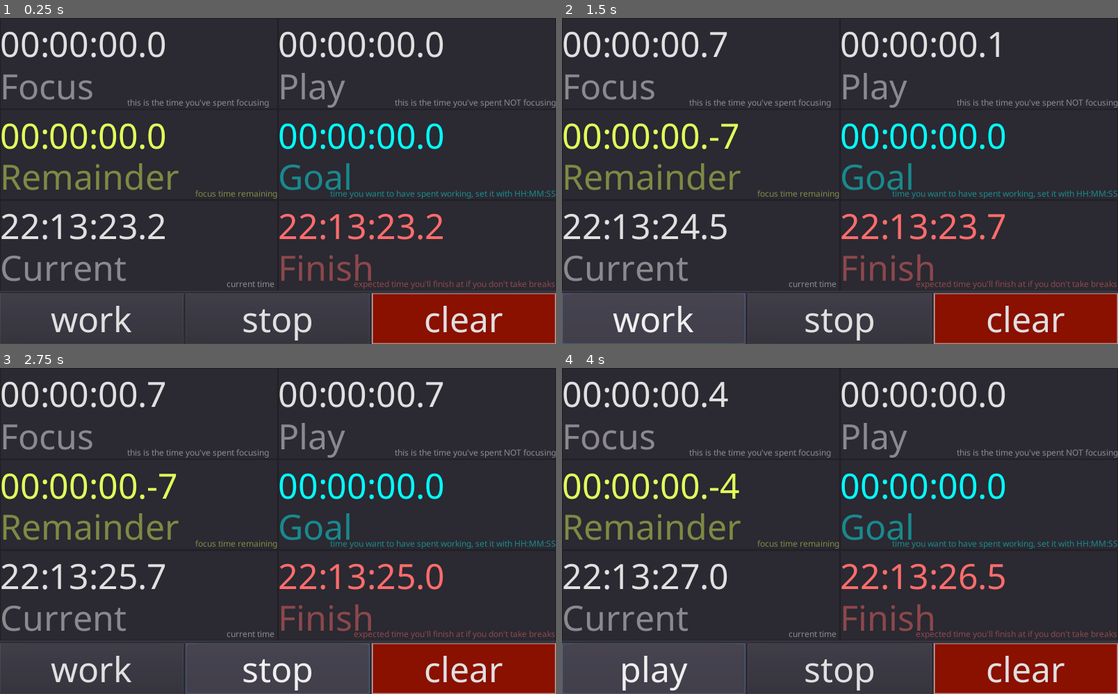
Above: before the commit, frames 1-4 (two rows, left to right).
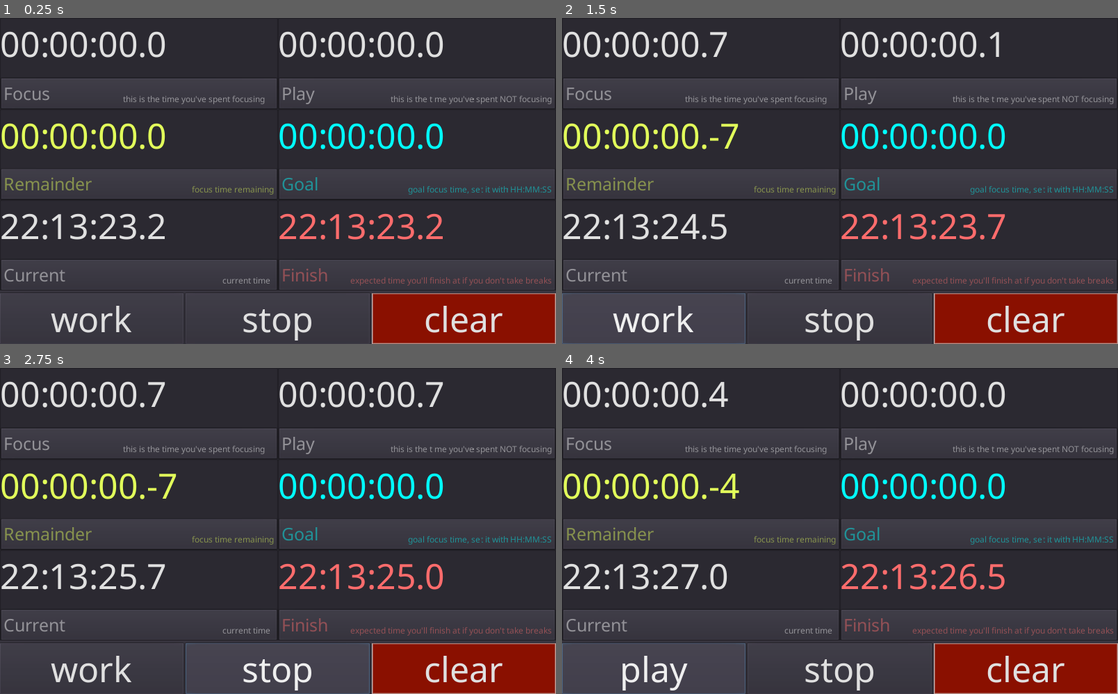
Above: after the commit, the same moments.

Repository: Streq/workplaytimer
Game: Godot game, scene res://main.tscn
Same seed, same stepped clock (60 frames per second), same inputs: the game is played once before the commit and once after it.
Inputs:
- Up to frame 1 (0.25 s): no input
- Up to frame 2 (1.5 s): click "work" at 0.5 s; click "play" at 1.25 s
- Up to frame 3 (2.75 s): click "stop" at 2 s
- Up to frame 4 (4 s): click "clear" at 2.75 s; click "work" at 3.5 s

The runs differ from the first frame. In frame 1, 5.4% of the frame differs, in the area x 0-100%, y 16-84%; in frame 2, 5.4%; in frame 3, 5.4%; in frame 4, 5.4%.

Commit message:
further ui changes

Diff:
--- /dev/null
+++ b/assets/fonts/medium_font.tres
@@ -0,0 +1,7 @@
+[gd_resource type="DynamicFont" load_steps=2 format=2]
+
+[ext_resource path="res://assets/fonts/NotoSans-Regular.ttf" type="DynamicFontData" id=1]
+
+[resource]
+size = 32
+font_data = ExtResource( 1 )
--- a/main.tscn
+++ b/main.tscn
@@ -8,6 +8,7 @@
 [ext_resource path="res://expected_finish.gd" type="Script" id=6]
 [ext_resource path="res://now.gd" type="Script" id=7]
 [ext_resource path="res://assets/fonts/small_font.tres" type="DynamicFont" id=8]
+[ext_resource path="res://assets/fonts/medium_font.tres" type="DynamicFont" id=9]
 
 [sub_resource type="DynamicFont" id=5]
 font_data = ExtResource( 4 )
@@ -89,16 +90,24 @@
 size_flags_vertical = 3
 stopped = true
 
-[node name="Label" type="Label" parent="HBoxContainer/VBoxContainer/GridContainer/work_timer"]
-self_modulate = Color( 1, 1, 1, 0.45098 )
-anchor_top = 1.0
-anchor_right = 1.0
-anchor_bottom = 1.0
-margin_top = -88.0
-grow_horizontal = 0
+[node name="Panel" type="PanelContainer" parent="HBoxContainer/VBoxContainer/GridContainer/work_timer"]
+anchor_top = 1.0
+anchor_right = 1.0
+anchor_bottom = 1.0
+margin_top = -59.0
+grow_vertical = 0
+
+[node name="Label" type="Label" parent="HBoxContainer/VBoxContainer/GridContainer/work_timer/Panel"]
+self_modulate = Color( 1, 1, 1, 0.45098 )
+margin_left = 7.0
+margin_top = 7.0
+margin_right = 505.0
+margin_bottom = 52.0
+grow_horizontal = 0
+custom_fonts/font = ExtResource( 9 )
 text = "Focus"
 
-[node name="Label2" type="Label" parent="HBoxContainer/VBoxContainer/GridContainer/work_timer/Label"]
+[node name="Label2" type="Label" parent="HBoxContainer/VBoxContainer/GridContainer/work_timer/Panel/Label"]
 self_modulate = Color( 1, 1, 1, 0.45098 )
 anchor_left = 1.0
 anchor_top = 1.0
@@ -120,16 +129,23 @@
 size_flags_horizontal = 3
 size_flags_vertical = 3
 
-[node name="Label" type="Label" parent="HBoxContainer/VBoxContainer/GridContainer/play_timer"]
-self_modulate = Color( 1, 1, 1, 0.45098 )
-anchor_top = 1.0
-anchor_right = 1.0
-anchor_bottom = 1.0
-margin_top = -88.0
-grow_horizontal = 0
+[node name="PanelContainer" type="PanelContainer" parent="HBoxContainer/VBoxContainer/GridContainer/play_timer"]
+anchor_top = 1.0
+anchor_right = 1.0
+anchor_bottom = 1.0
+margin_top = -59.0
+
+[node name="Label" type="Label" parent="HBoxContainer/VBoxContainer/GridContainer/play_timer/PanelContainer"]
+self_modulate = Color( 1, 1, 1, 0.45098 )
+margin_left = 7.0
+margin_top = 7.0
+margin_right = 505.0
+margin_bottom = 52.0
+grow_horizontal = 0
+custom_fonts/font = ExtResource( 9 )
 text = "Play"
 
-[node name="Label2" type="Label" parent="HBoxContainer/VBoxContainer/GridContainer/play_timer/Label"]
+[node name="Label2" type="Label" parent="HBoxContainer/VBoxContainer/GridContainer/play_timer/PanelContainer/Label"]
 self_modulate = Color( 1, 1, 1, 0.45098 )
 anchor_left = 1.0
 anchor_top = 1.0
@@ -155,17 +171,24 @@
 goal_path = NodePath("../work_goal")
 timer_path = NodePath("../work_timer")
 
-[node name="Label" type="Label" parent="HBoxContainer/VBoxContainer/GridContainer/work_remainder"]
+[node name="PanelContainer" type="PanelContainer" parent="HBoxContainer/VBoxContainer/GridContainer/work_remainder"]
+anchor_top = 1.0
+anchor_right = 1.0
+anchor_bottom = 1.0
+margin_top = -59.0
+
+[node name="Label" type="Label" parent="HBoxContainer/VBoxContainer/GridContainer/work_remainder/PanelContainer"]
 modulate = Color( 0.890196, 1, 0.356863, 1 )
 self_modulate = Color( 1, 1, 1, 0.45098 )
-anchor_top = 1.0
-anchor_right = 1.0
-anchor_bottom = 1.0
-margin_top = -88.0
-grow_horizontal = 0
+margin_left = 7.0
+margin_top = 7.0
+margin_right = 505.0
+margin_bottom = 52.0
+grow_horizontal = 0
+custom_fonts/font = ExtResource( 9 )
 text = "Remainder"
 
-[node name="Label2" type="Label" parent="HBoxContainer/VBoxContainer/GridContainer/work_remainder/Label"]
+[node name="Label2" type="Label" parent="HBoxContainer/VBoxContainer/GridContainer/work_remainder/PanelContainer/Label"]
 self_modulate = Color( 1, 1, 1, 0.45098 )
 anchor_left = 1.0
 anchor_top = 1.0
@@ -191,17 +214,24 @@
 text = "00:30:00"
 script = ExtResource( 5 )
 
-[node name="Label" type="Label" parent="HBoxContainer/VBoxContainer/GridContainer/work_goal"]
+[node name="PanelContainer" type="PanelContainer" parent="HBoxContainer/VBoxContainer/GridContainer/work_goal"]
+anchor_top = 1.0
+anchor_right = 1.0
+anchor_bottom = 1.0
+margin_top = -59.0
+
+[node name="Label" type="Label" parent="HBoxContainer/VBoxContainer/GridContainer/work_goal/PanelContainer"]
 modulate = Color( 0, 1, 1, 1 )
 self_modulate = Color( 1, 1, 1, 0.45098 )
-anchor_top = 1.0
-anchor_right = 1.0
-anchor_bottom = 1.0
-margin_top = -88.0
-grow_horizontal = 0
+margin_left = 7.0
+margin_top = 7.0
+margin_right = 505.0
+margin_bottom = 52.0
+grow_horizontal = 0
+custom_fonts/font = ExtResource( 9 )
 text = "Goal"
 
-[node name="Label2" type="Label" parent="HBoxContainer/VBoxContainer/GridContainer/work_goal/Label"]
+[node name="Label2" type="Label" parent="HBoxContainer/VBoxContainer/GridContainer/work_goal/PanelContainer/Label"]
 self_modulate = Color( 1, 1, 1, 0.45098 )
 anchor_left = 1.0
 anchor_top = 1.0
@@ -211,7 +241,7 @@
 margin_top = -23.0
 grow_horizontal = 0
 custom_fonts/font = ExtResource( 8 )
-text = "time you want to have spent working, set it with HH:MM:SS"
+text = "goal focus time, set it with HH:MM:SS"
 
 [node name="now" type="TextEdit" parent="HBoxContainer/VBoxContainer/GridContainer"]
 unique_name_in_owner = true
@@ -224,16 +254,23 @@
 text = "00:00:00"
 script = ExtResource( 7 )
 
-[node name="Label" type="Label" parent="HBoxContainer/VBoxContainer/GridContainer/now"]
-self_modulate = Color( 1, 1, 1, 0.45098 )
-anchor_top = 1.0
-anchor_right = 1.0
-anchor_bottom = 1.0
-margin_top = -88.0
-grow_horizontal = 0
+[node name="PanelContainer" type="PanelContainer" parent="HBoxContainer/VBoxContainer/GridContainer/now"]
+anchor_top = 1.0
+anchor_right = 1.0
+anchor_bottom = 1.0
+margin_top = -59.0
+
+[node name="Label" type="Label" parent="HBoxContainer/VBoxContainer/GridContainer/now/PanelContainer"]
+self_modulate = Color( 1, 1, 1, 0.45098 )
+margin_left = 7.0
+margin_top = 7.0
+margin_right = 505.0
+margin_bottom = 52.0
+grow_horizontal = 0
+custom_fonts/font = ExtResource( 9 )
 text = "Current"
 
-[node name="Label2" type="Label" parent="HBoxContainer/VBoxContainer/GridContainer/now/Label"]
+[node name="Label2" type="Label" parent="HBoxContainer/VBoxContainer/GridContainer/now/PanelContainer/Label"]
 self_modulate = Color( 1, 1, 1, 0.45098 )
 anchor_left = 1.0
 anchor_top = 1.0
@@ -263,17 +300,24 @@
 goal_path = NodePath("../work_goal")
 now_path = NodePath("../now")
 
-[node name="Label" type="Label" parent="HBoxContainer/VBoxContainer/GridContainer/expected_finish"]
+[node name="PanelContainer" type="PanelContainer" parent="HBoxContainer/VBoxContainer/GridContainer/expected_finish"]
+anchor_top = 1.0
+anchor_right = 1.0
+anchor_bottom = 1.0
+margin_top = -59.0
+
+[node name="Label" type="Label" parent="HBoxContainer/VBoxContainer/GridContainer/expected_finish/PanelContainer"]
 modulate = Color( 1, 0.427451, 0.427451, 1 )
 self_modulate = Color( 1, 1, 1, 0.45098 )
-anchor_top = 1.0
-anchor_right = 1.0
-anchor_bottom = 1.0
-margin_top = -88.0
-grow_horizontal = 0
+margin_left = 7.0
+margin_top = 7.0
+margin_right = 505.0
+margin_bottom = 52.0
+grow_horizontal = 0
+custom_fonts/font = ExtResource( 9 )
 text = "Finish"
 
-[node name="Label2" type="Label" parent="HBoxContainer/VBoxContainer/GridContainer/expected_finish/Label"]
+[node name="Label2" type="Label" parent="HBoxContainer/VBoxContainer/GridContainer/expected_finish/PanelContainer/Label"]
 self_modulate = Color( 1, 1, 1, 0.45098 )
 anchor_left = 1.0
 anchor_top = 1.0
Not shown: 1 places in main.tscn that only renumber resources
